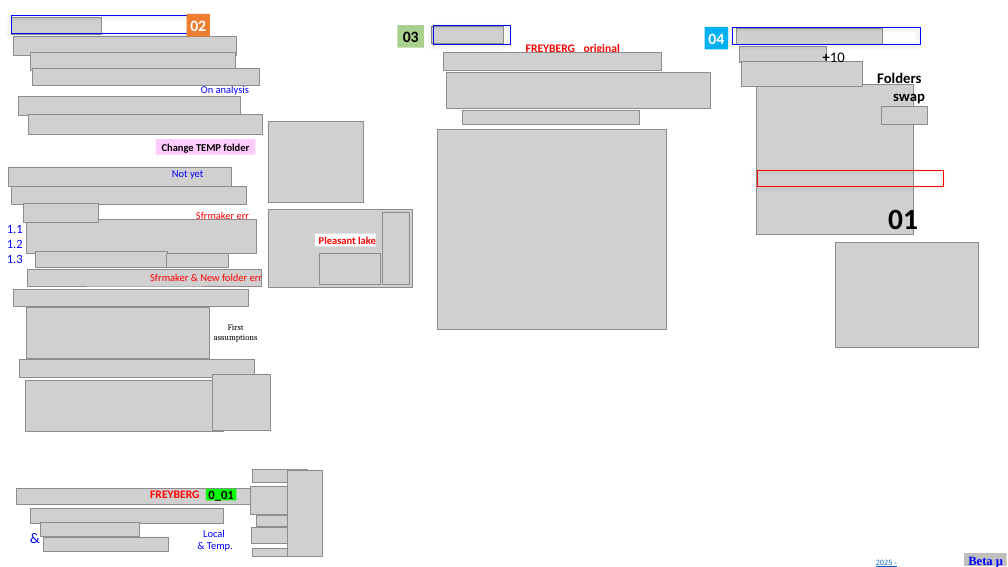
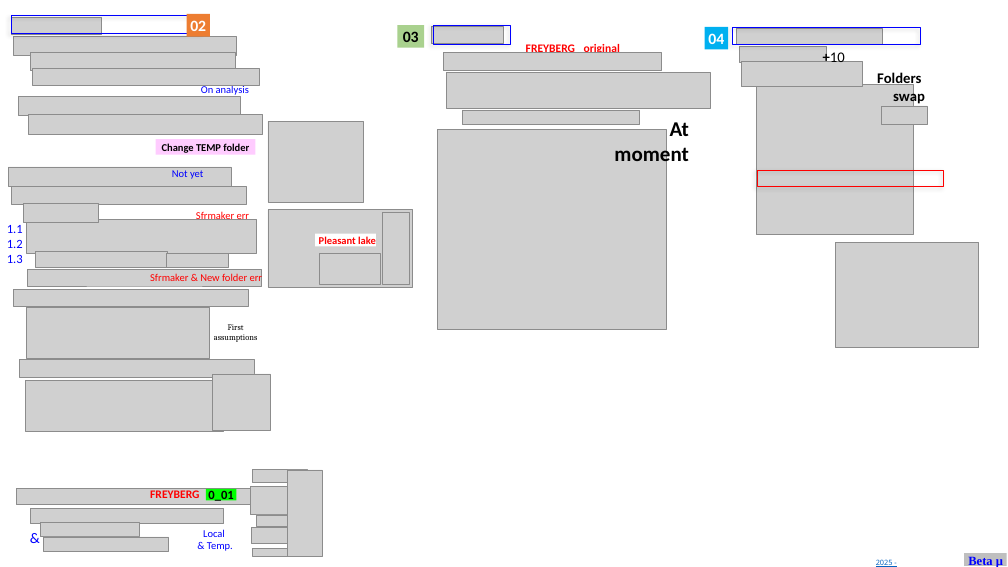
Before and after one commit to grossiRM/00_Betami, a slide deck: slide 1 of 01_Follow_up__activities.pptx. Drawn at 1008x567 pixels with LibreOffice and Linux fonts; fonts in the diff are those of the drawing; grey boxes stand for pictures. Boxes give left, top, right and bottom in pixels: in the first picture for what was removed or moved away, otherwise in the second. Text is boxed around its words. In the diff, an @@ line names an element or a change of style, - is before the commit and + after.

```diff
--- a/01_Follow_up__activities.pptx
+++ b/01_Follow_up__activities.pptx
@@ text added at (x1=614, y1=122, x2=689, y2=168), 20 pt, text #000000, bold @@
+At moment
@@ text removed at (x1=888, y1=204, x2=918, y2=236) @@
-01
```
Also in this commit, not shown: 1 other slide changed, 21 other files.
